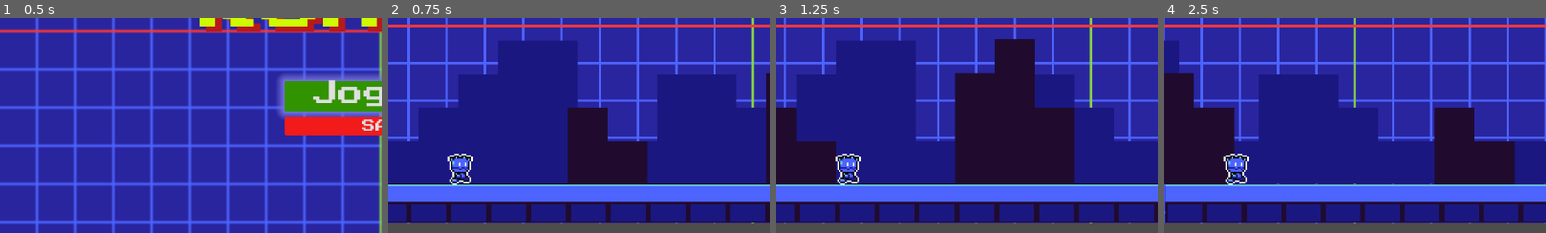
Above: before the commit, frames 1-4 (left to right).
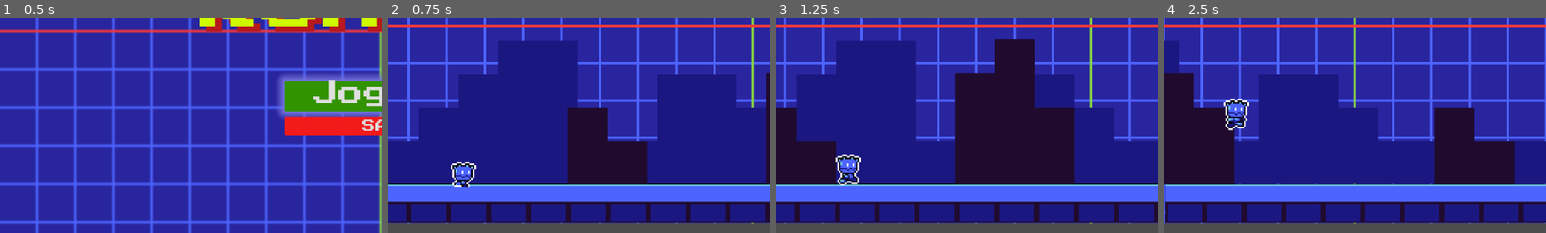
Above: after the commit, the same moments.

Repository: radielradio/novo-projeto-de-jogo
Game: Godot game, scene res://cenas/Menu.tscn
Same seed, same stepped clock (60 frames per second), same inputs: the game is played once before the commit and once after it.
Inputs:
- Up to frame 1 (0.5 s): no input
- Up to frame 2 (0.75 s): click "Jogar😎" at 0.5 s
- Up to frame 3 (1.25 s): no input
- Up to frame 4 (2.5 s): hold Space (ui_select) 1.28-2.03 s; tap Space (ui_select) at 2.1, 2.27 s
The pictures show only the part of the screen within x 0-50%, y 50-100%; the shares and areas given below are measured in that part.

Frame 1 is identical in both runs. In frame 2, 0.8% of the frame differs, in the area x 15-24%, y 63-79%; in frame 3, 0.4%; in frame 4, 1.5%, in the area x 15-23%, y 37-78%.

Commit message:
Incrementação do script do personagem

Diff:
--- a/cenas/Jogo.tscn
+++ b/cenas/Jogo.tscn
@@ -38,6 +38,18 @@
 atlas = ExtResource("6_4budo")
 region = Rect2(240, 0, 48, 48)
 
+[sub_resource type="AtlasTexture" id="AtlasTexture_lmk43"]
+atlas = ExtResource("6_4budo")
+region = Rect2(0, 0, 48, 48)
+
+[sub_resource type="AtlasTexture" id="AtlasTexture_5rb4f"]
+atlas = ExtResource("6_4budo")
+region = Rect2(0, 48, 48, 48)
+
+[sub_resource type="AtlasTexture" id="AtlasTexture_hy2lg"]
+atlas = ExtResource("6_4budo")
+region = Rect2(0, 96, 48, 48)
+
 [sub_resource type="SpriteFrames" id="SpriteFrames_53b4e"]
 animations = [{
 "frames": [{
@@ -62,6 +74,20 @@
 "loop": 1,
 "name": &"correr",
 "speed": 11.0
+}, {
+"frames": [{
+"duration": 1.0,
+"texture": SubResource("AtlasTexture_lmk43")
+}, {
+"duration": 1.0,
+"texture": SubResource("AtlasTexture_5rb4f")
+}, {
+"duration": 1.0,
+"texture": SubResource("AtlasTexture_hy2lg")
+}],
+"loop": 1,
+"name": &"pular",
+"speed": 5.0
 }]
 
 [node name="Jogo" type="Node2D" unique_id=201420371]
@@ -138,4 +164,3 @@
 scale = Vector2(2.3541667, 2.2083328)
 sprite_frames = SubResource("SpriteFrames_53b4e")
 animation = &"correr"
-frame_progress = 0.81380284
--- a/cenas/jogador.gd
+++ b/cenas/jogador.gd
@@ -1 +1,13 @@
 extends CharacterBody2D
+
+var velocidade_pulo = -400
+func _process(delta: float) -> void:
+	velocity += get_gravity()*delta
+
+	if is_on_floor():
+		$Imagem.play("correr")
+		if Input.is_action_pressed("ui_select"):
+			velocity.y = velocidade_pulo
+	else:
+		$Imagem.play("pular")
+	move_and_slide()
